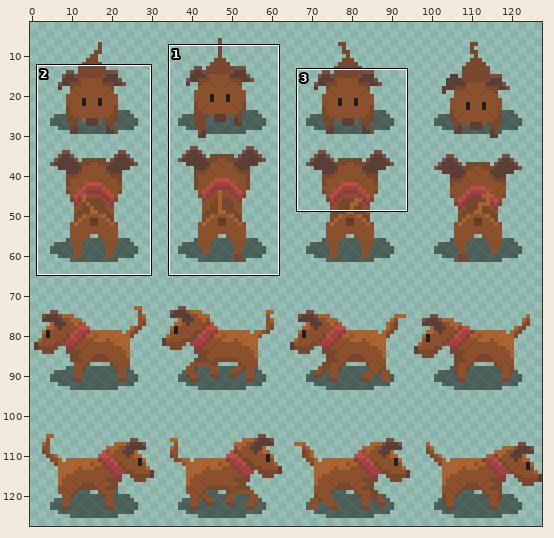
One commit to this sprite sheet: core/assets/textures/dog.png. Above, an overview of the earlier version with the close-up marked.
Close-up. Before:
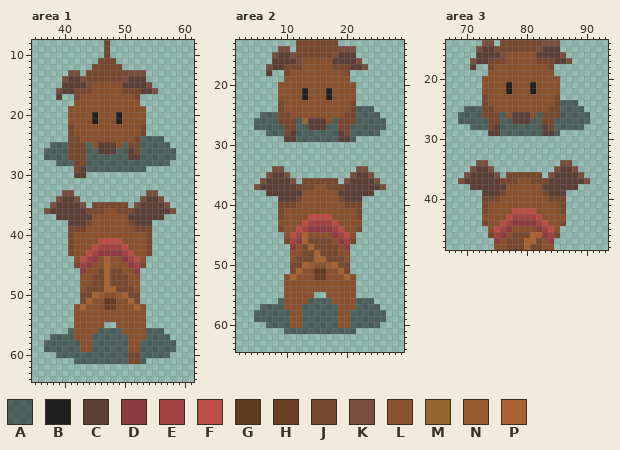
The file is 128x128 pixels. Colours within 5 levels of each other are drawn and written as one. Shown: area 1: x 35..61, y 8..64; area 2: x 2..29, y 13..64; area 3: x 67..93, y 14..48. The wide view leaves out empty margins. The commit also changed other parts of the picture, which this record leaves out.
Palette (. is transparent): A #00000079  B #1f1f1f  C #5b3f37  D #8e3a3f  E #a24343  F #bc4f45  G #603a22  H #693f25  J #77482d  K #794e3e  L #8b512d  M #96652f  N #975b2f  P #a96330
The result:
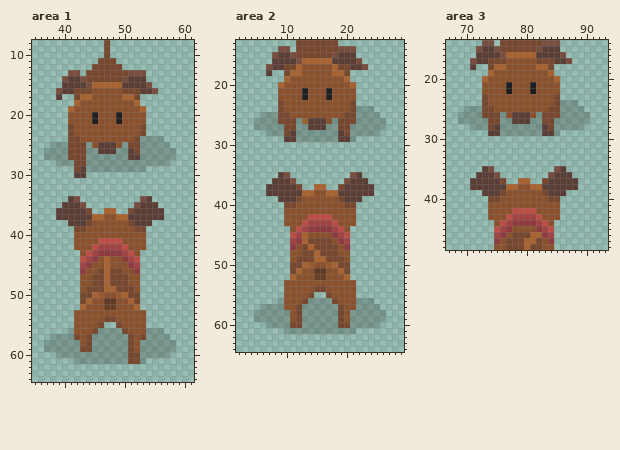
Change:
@@ palette @@
-A #00000079
+A #00000030
--- area 1
@@ x 39..55 @@
 14 .KCCKJJJJJJKCCC..
-15 .CCCCKLLLLLCCCCK.
+15 .CCCCKPPPPPCCCCK.
 16 KCCJJJLLLLLJJJCCK
-17 C..JLLLLLLLLLJ...
-18 ...LLLLLLLLLLL...
-19 ..LLLLLLLLLLLLL..
+17 C..JPPLLLLLPPJ...
+18 ...PLLLLLLLLLP...
+19 ..PLLLLLLLLLLLP..
 20 ..LLLLBLLLBLLLL..
@@ x 35..61 @@
 32 ...........................
-33 .....KK............KK......
-34 ....KCCK..........KCCK.....
-35 ...KCCCCK.JJJJJJ.KCCCCK....
-36 ..KCCCCCCJJJLLJJJCCCCCCK...
-37 ....CCCCCCLLLLLLCCCCCC.....
+33 ...........................
+34 ......CK..........KC.......
+35 .....CCCK........KCCC......
+36 ....CCCCCJ..PP..JCCCCC.....
+37 ....CCCCCCPPLLPPCCCCCC.....
 38 ......CCCJLLLLLLJCCC.......
-39 ......JJJLLLLLLLLJJJ.......
-40 ......JLLLLLLLLLLLLJ.......
-41 ......JLLLLFFFFLLLLJ.......
-42 ......JLLLFEEEEFLLLJ.......
-43 ......JLLFEDDDDEFLLJ.......
-44 .......LFEDLPLLDEFL........
-45 .......JEDLLPLLLDEJ........
+39 .......JJLLLLLLLLJJ........
+40 .......LLLLLLLLLLLL........
+41 .......LLLLFFFFLLLL........
+42 .......LLLFEEEEFLLL........
+43 ........LFEDDDDEFL.........
+44 ........FEDLPLLDEF.........
+45 ........EDLLPLLLDE.........
 46 ........DLLJPJJLLD.........
@@ x 40..55 @@
 51 ...JPLLGGLLPJ...
-52 ..LPLLLHHLLLPL..
+52 ...PLLLHHLLLP...
 53 ..LLLLLLLLLLLL..
-54 ..LLLLLLLLLLLL..
-55 ..LLLLL..LLLLL..
-56 .ALLLLAAAALLLLAA
-57 AALLLAAAAAALLLAA
-58 AAALLAAAAAALLAAA
-59 AAALLAAAAAALLAAA
+54 ..LLLLLJJLLLLL..
+55 ..LLLLJ..JLLLL..
+56 .ALLLJAAAAJLLLAA
+57 AAJLJAAAAAAJLJAA
+58 AAALJAAAAAAJLAAA
+59 AAAJJAAAAAAJLAAA
 60 AAAAAAAAAAAJJAAA
--- area 2
@@ x 7..23 @@
 15 .KCCKJJJJJJKCCC..
-16 .CCCCKLLLLLCCCCK.
-17 KCCJJJLLLLLJJJCCK
-18 C..JLLLLLLLLLJ...
-19 ...LLLLLLLLLLL...
-20 ..LLLLLLLLLLLLL..
+16 .CCCCKPPPPPCCCCK.
+17 KCCJJPLLLLLPJJCCK
+18 C..JPPLLLLLPPJ...
+19 ...PLLLLLLLLLP...
+20 ..PLLLLLLLLLLLP..
 21 ..LLLLBLLLBLLLL..
@@ x 2..29 @@
 33 ............................
-34 ......KK............KK......
-35 .....KCCK..........KCCK.....
-36 ....KCCCCK.JJJJJJ.KCCCCK....
-37 ...KCCCCCCJJJLLJJJCCCCCCK...
-38 .....CCCCCCLLLLLLCCCCCC.....
+34 ............................
+35 .......CK..........KC.......
+36 ......CCCK........KCCC......
+37 .....CCCCCJ..PP..JCCCCC.....
+38 .....CCCCCCPPLLPPCCCCCC.....
 39 .......CCCJLLLLLLJCCC.......
-40 .......JJJLLLLLLLLJJJ.......
-41 .......JLLLLLLLLLLLLJ.......
-42 .......JLLLLFFFFLLLLJ.......
-43 .......LLLLFEEEEFLLLL.......
-44 .......JLLFEDDDDEFLLJ.......
-45 ........LFEPLLLLDEFL........
-46 ........JEDPJJJJLDEJ........
+40 ........JJLLLLLLLLJJ........
+41 ........LLLLLLLLLLLL........
+42 ........LLLLFFFFLLLL........
+43 ........LLLFEEEEFLLL........
+44 .........LFEDDDDEFL.........
+45 .........FEPLLLLDEF.........
+46 .........EDPJJJJLDE.........
 47 .........DLJPJJJJLD.........
@@ x 8..23 @@
 51 ...JPLLGGLLPJ...
-52 ..LPLLLHHLLLPL..
+52 ...PLLLHHLLLP...
 53 ..LLLLLLLLLLLL..
-54 ..LLLLLLLLLLLL..
-55 ..LLLLL..LLLLL..
-56 .ALLLLAAAALLLLAA
-57 AALLLAAAAAALLLAA
-58 AAALLAAAAAALLAAA
-59 AAALLAAAAAALLAAA
-60 AAALLAAAAAALLAAA
+54 ..LLLLLJJLLLLL..
+55 ..LLLLJ..JLLLL..
+56 .ALLLJAAAAJLLLAA
+57 AALLJAAAAAAJLLAA
+58 AAALJAAAAAAJLAAA
+59 AAALJAAAAAAJLAAA
+60 AAAJJAAAAAAJJAAA
 61 ..AAAAAAAAAAAA..
--- area 3
@@ x 71..87 @@
 15 .KCCKJJJJJJKCCC..
-16 .CCCCKLLLLLCCCCK.
+16 .CCCCKPPPPPCCCCK.
 17 KCCJJJLLLLLJJJCCK
-18 C..JLLLLLLLLLJ...
-19 ...LLLLLLLLLLL...
-20 ..LLLLLLLLLLLLL..
+18 C..JPPLLLLLPPJ...
+19 ...PLLLLLLLLLP...
+20 ..PLLLLLLLLLLLP..
 21 ..LLLLBLLLBLLLL..
@@ x 67..93 @@
 33 ...........................
-34 .....KK............KK......
-35 ....KCCK..........KCCK.....
-36 ...KCCCCK.JJJJJJ.KCCCCK....
-37 ..KCCCCCCJJJLLJJJCCCCCCK...
-38 ....CCCCCCLLLLLLCCCCCC.....
+34 ...........................
+35 ......CK..........KC.......
+36 .....CCCK........KCCC......
+37 ....CCCCCJ..PP..JCCCCC.....
+38 ....CCCCCCPPLLPPCCCCCC.....
 39 ......CCCJLLLLLLJCCC.......
-40 ......JJJLLLLLLLLJJJ.......
-41 ......JLLLLLLLLLLLLJ.......
-42 ......JLLLLFFFFLLLLJ.......
-43 ......LLLLFEEEEFLLLL.......
-44 ......JLLFEDDDDEFLLJ.......
-45 .......LFEDLLLLDEFL........
-46 .......JEDLJJJPPDEJ........
+40 .......JJLLLLLLLLJJ........
+41 .......LLLLLLLLLLLL........
+42 .......LLLLFFFFLLLL........
+43 .......LLLFEEEEFLLL........
+44 ........LFEDDDDEFL.........
+45 ........FEDLLLLDEF.........
+46 ........EDLJJJPPDE.........
 47 ........DLJJJPPJLD.........
Changed places in both close-ups, as pixel boxes (x1, y1, x2, y2):
changed: (68, 82, 146, 112)
changed: (44, 136, 176, 268)
changed: (44, 304, 176, 364)
changed: (254, 58, 386, 142)
changed: (254, 166, 386, 244)
changed: (254, 274, 386, 334)
changed: (458, 52, 590, 238)
